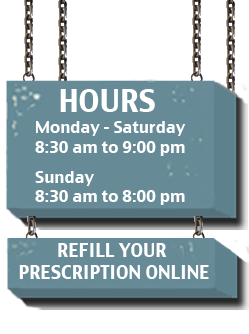
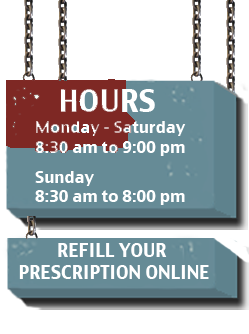
Revision of a layered 249 x 334 image; what changed, layer by layer:
removed layer "Layer 3" over [192, 216, 205, 240]
painted on "Layer 1" over [6, 79, 205, 240]
removed layer "Layer 0" over [6, 79, 205, 240]
